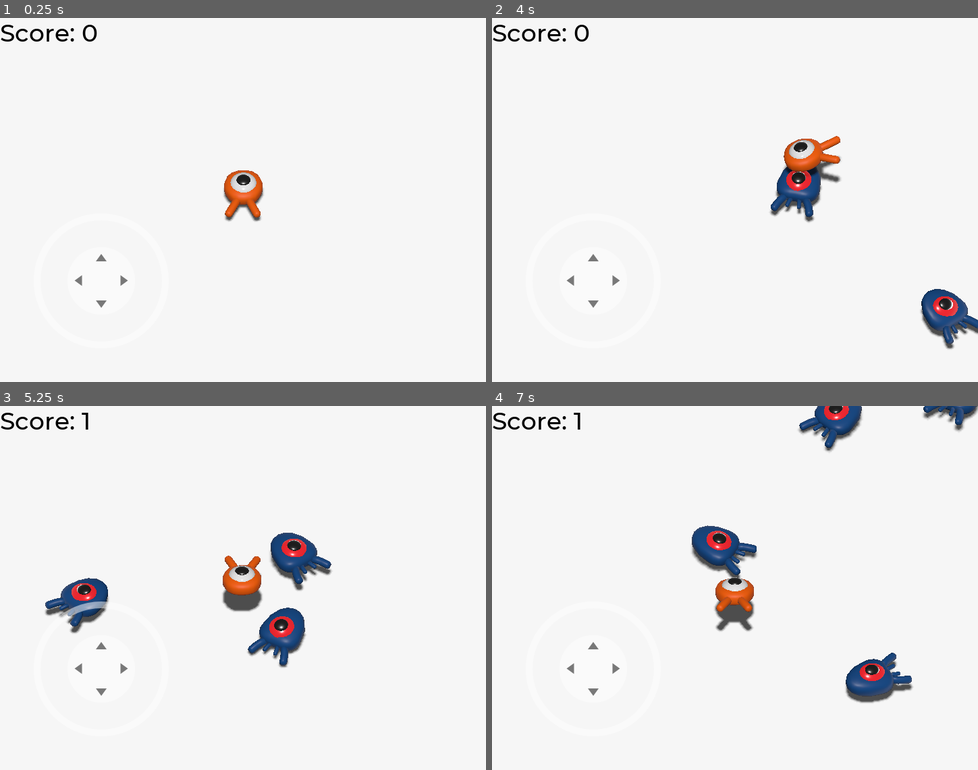
Above: before the commit, frames 1-4 (two rows, left to right).
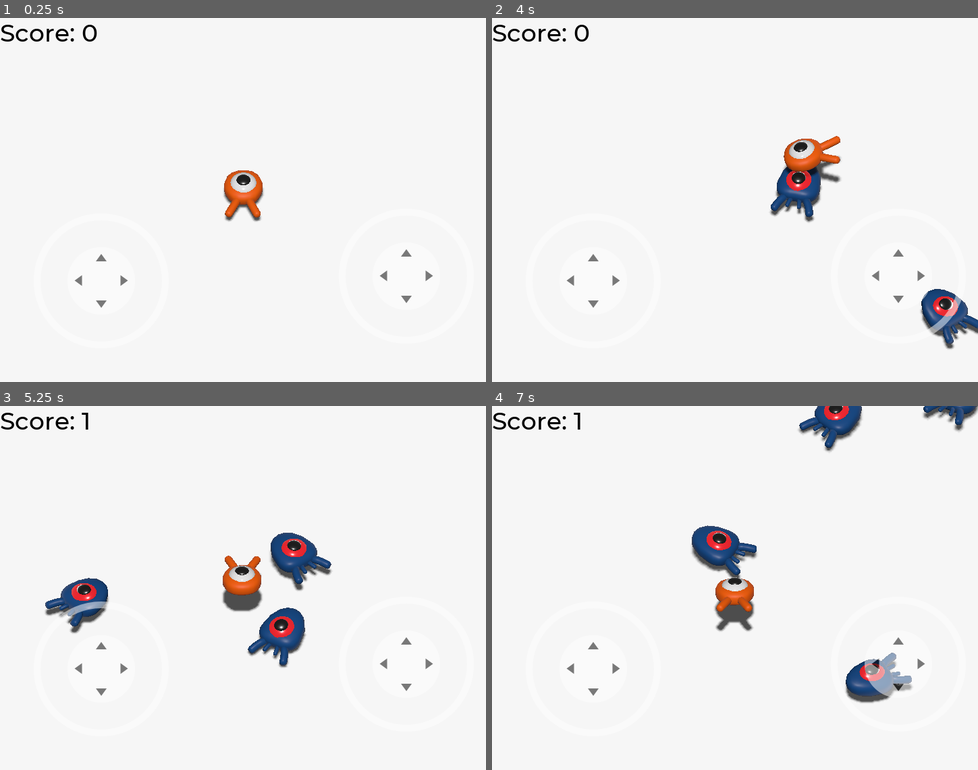
Above: after the commit, the same moments.

Repository: IanVzs/godot_3dgame_first
Game: Godot game, scene res://Main.tscn
Two runs of this game, one before a commit and one after it. Both use one fixed random seed, a clock stepped at 60 frames per second and the inputs below.
Inputs (mouse positions are in pixels of both pictures, inside the frame that each line leads up to):
- Up to frame 1 (0.25 s): no input
- Up to frame 2 (4 s): tap Enter (ui_accept) at 0.5, 2 s; move the mouse to (841, 181) at 0.52 s; hold Right (ui_right) 0.53-1.25 s; tap Space (jump) at 0.6, 0.77, 1.07, 2.1, 3.6, 3.77 s; click (841, 181) at 0.67 s; drag from (637, 218) to (710, 272) at 1.27 s; move the mouse to (783, 119) at 2.02 s; hold Right (ui_right) 2.03-2.75 s; drag from (710, 272) to (589, 145) at 2.77 s; move the mouse to (880, 254) at 3.52 s; hold A (move_left) from 3.53 s (still down)
- Up to frame 3 (5.25 s): tap Space (jump) at 4.07, 5.1 s; release A (move_left) at 4.25 s; drag from (97, 533) to (170, 497) at 4.27 s; move the mouse to (267, 588) at 5.02 s; hold Down (ui_down) from 5.03 s (still down); click (267, 588) at 5.17 s
- Up to frame 4 (7 s): release Down (ui_down) at 5.75 s; drag from (662, 497) to (637, 606) at 5.77 s; move the mouse to (841, 569) at 6.52 s; hold Up (ui_up) from 6.53 s (still down); tap Space (jump) at 6.6, 6.77 s

The runs differ from the first frame. In frame 1, 0.1% of the frame differs, in the area x 78-90%, y 63-79%; in frame 2, 0.3%; in frame 3, 0.1%; in frame 4, 0.7%, in the area x 76-90%, y 63-80%.

Commit message:
add jump button

Diff:
--- a/Player.gd
+++ b/Player.gd
@@ -2,6 +2,7 @@
 
 export (NodePath) var joystickLeftPath
 onready var joystickLeft : VirtualJoystick = get_node(joystickLeftPath)
+onready var joystickJump : VirtualJoystickButton = get_node(joystickLeftPath)
 
 export var speed = 14
 export var fall_acceleration = 75
@@ -32,7 +33,7 @@
 		direction.z -= 1
 
 	# Jumping.
-	if is_on_floor() and Input.is_action_just_pressed("jump"):
+	if is_on_floor() and (Input.is_action_just_pressed("jump") or Input.is_action_just_pressed("ui_select")):
 		velocity.y += jump_impulse
 
 	if direction != Vector3.ZERO:
--- a/Player.tscn
+++ b/Player.tscn
@@ -1,8 +1,9 @@
-[gd_scene load_steps=8 format=2]
+[gd_scene load_steps=9 format=2]
 
 [ext_resource path="res://art/player.glb" type="PackedScene" id=1]
 [ext_resource path="res://Player.gd" type="Script" id=2]
 [ext_resource path="res://joystick/virtual_joystick.tscn" type="PackedScene" id=3]
+[ext_resource path="res://joystick/virtual_joystick_button.gd" type="Script" id=4]
 
 [sub_resource type="SphereShape" id=1]
 radius = 0.824111
@@ -96,4 +97,11 @@
 
 [node name="Virtual joystick" parent="UI" instance=ExtResource( 3 )]
 
+[node name="Virtual joystick right" parent="UI" instance=ExtResource( 3 )]
+margin_left = 502.0
+margin_top = -257.0
+margin_right = 702.0
+margin_bottom = -57.0
+script = ExtResource( 4 )
+
 [connection signal="body_entered" from="MobDetector" to="." method="_on_MobDetector_body_entered"]
--- a/joystick/virtual_joystick.tscn
+++ b/joystick/virtual_joystick.tscn
@@ -13,9 +13,6 @@
 margin_right = 250.0
 margin_bottom = -50.0
 script = ExtResource( 3 )
-__meta__ = {
-"_edit_use_anchors_": false
-}
 
 [node name="Base" type="TextureRect" parent="."]
 anchor_left = 0.5
--- /dev/null
+++ b/joystick/virtual_joystick_button.gd
@@ -0,0 +1,161 @@
+class_name VirtualJoystickButton
+
+extends Control
+
+# https://github.com/MarcoFazioRandom/Virtual-Joystick-Godot
+
+#### EXPORTED VARIABLE ####
+
+# The color of the button when the joystick is in use.
+export(Color) var pressed_color := Color.gray
+
+# If the input is inside this range, the output is zero.
+export(float, 0, 200, 1) var deadzone_size : float = 10
+
+# The max distance the tip can reach.
+export(float, 0, 500, 1) var clampzone_size : float = 75
+
+# FIXED: The joystick doesn't move.
+# DYNAMIC: Every time the joystick area is pressed, the joystick position is set on the touched position.
+enum JoystickMode {FIXED, DYNAMIC}
+
+export(JoystickMode) var joystick_mode := JoystickMode.FIXED
+
+# VISIBILITY_ALWAYS = Always visible.
+# VISIBILITY_TOUCHSCREEN_ONLY = Visible on touch screens only.
+enum VisibilityMode {ALWAYS , TOUCHSCREEN_ONLY }
+
+export(VisibilityMode) var visibility_mode := VisibilityMode.ALWAYS
+
+# Use Input Actions
+export var use_input_actions := true
+
+# Project -> Project Settings -> Input Map
+export var action_jump := "ui_select"
+# export var action_right := "ui_right"
+# export var action_up := "ui_up"
+# export var action_down := "ui_down"
+
+#### PUBLIC VARIABLES ####
+
+# If the joystick is receiving inputs.
+var _pressed := false setget , is_pressed
+
+func is_pressed() -> bool:
+	return _pressed
+
+# The joystick output.
+var _output := Vector2.ZERO setget , get_output
+
+func get_output() -> Vector2:
+	return _output
+
+#### PRIVATE VARIABLES ####
+
+var _touch_index : int = -1
+
+onready var _base := $Base
+onready var _tip := $Base/Tip
+
+onready var _base_radius = _base.rect_size * _base.get_global_transform_with_canvas().get_scale() / 2
+
+onready var _base_default_position : Vector2 = _base.rect_position
+onready var _tip_default_position : Vector2 = _tip.rect_position
+
+onready var _default_color : Color = _tip.modulate
+
+#### FUNCTIONS ####
+
+func _ready() -> void:
+	if not OS.has_touchscreen_ui_hint() and visibility_mode == VisibilityMode.TOUCHSCREEN_ONLY:
+		hide()
+
+func _input(event: InputEvent) -> void:
+	if event is InputEventScreenTouch:
+		if event.pressed:
+			if _is_point_inside_joystick_area(event.position) and _touch_index == -1:
+				if joystick_mode == JoystickMode.DYNAMIC or (joystick_mode == JoystickMode.FIXED and _is_point_inside_base(event.position)):
+					if joystick_mode == JoystickMode.DYNAMIC:
+						_move_base(event.position)
+					_touch_index = event.index
+					_tip.modulate = pressed_color
+					_update_joystick(event.position)
+					get_tree().set_input_as_handled()
+		elif event.index == _touch_index:
+			_reset()
+			get_tree().set_input_as_handled()
+	elif event is InputEventScreenDrag:
+		if event.index == _touch_index:
+			_update_joystick(event.position)
+			get_tree().set_input_as_handled()
+
+func _move_base(new_position: Vector2) -> void:
+	_base.rect_global_position = new_position - _base.rect_pivot_offset * get_global_transform_with_canvas().get_scale()
+
+func _move_tip(new_position: Vector2) -> void:
+	_tip.rect_global_position = new_position - _tip.rect_pivot_offset * _base.get_global_transform_with_canvas().get_scale()
+
+func _is_point_inside_joystick_area(point: Vector2) -> bool:
+	var x: bool = point.x >= rect_global_position.x and point.x <= rect_global_position.x + (rect_size.x * get_global_transform_with_canvas().get_scale().x)
+	var y: bool = point.y >= rect_global_position.y and point.y <= rect_global_position.y + (rect_size.y * get_global_transform_with_canvas().get_scale().y)
+	return x and y
+
+func _is_point_inside_base(point: Vector2) -> bool:
+	var center : Vector2 = _base.rect_global_position + _base_radius
+	var vector : Vector2 = point - center
+	if vector.length_squared() <= _base_radius.x * _base_radius.x:
+		return true
+	else:
+		return false
+
+func _update_joystick(touch_position: Vector2) -> void:
+	var center : Vector2 = _base.rect_global_position + _base_radius
+	var vector : Vector2 = touch_position - center
+	vector = vector.clamped(clampzone_size)
+
+	_move_tip(center + vector)
+
+	if vector.length_squared() > deadzone_size * deadzone_size:
+		_pressed = true
+		_output = (vector - (vector.normalized() * deadzone_size)) / (clampzone_size - deadzone_size)
+	else:
+		_pressed = false
+		_output = Vector2.ZERO
+
+	if use_input_actions:
+		_update_input_actions()
+
+func _update_input_actions():
+	if _output.x < 0:
+		Input.action_press(action_jump, -_output.x)
+	elif Input.is_action_pressed(action_jump):
+		Input.action_release(action_jump)
+	if _output.x > 0:
+		Input.action_press(action_jump, _output.x)
+	elif Input.is_action_pressed(action_jump):
+		Input.action_release(action_jump)
+	if _output.y < 0:
+		Input.action_press(action_jump, -_output.y)
+	elif Input.is_action_pressed(action_jump):
+		Input.action_release(action_jump)
+	if _output.y > 0:
+		Input.action_press(action_jump, _output.y)
+	elif Input.is_action_pressed(action_jump):
+		Input.action_release(action_jump)
+
+func _reset():
+	_pressed = false
+	_output = Vector2.ZERO
+	_touch_index = -1
+	_tip.modulate = _default_color
+	_base.rect_position = _base_default_position
+	_tip.rect_position = _tip_default_position
+	if use_input_actions:
+		if Input.is_action_pressed(action_jump) or Input.is_action_just_pressed(action_jump):
+			Input.action_release(action_jump)
+		# if Input.is_action_pressed(action_right) or Input.is_action_just_pressed(action_right):
+		# 	Input.action_release(action_right)
+		# if Input.is_action_pressed(action_down) or Input.is_action_just_pressed(action_down):
+		# 	Input.action_release(action_down)
+		# if Input.is_action_pressed(action_up) or Input.is_action_just_pressed(action_up):
+		# 	Input.action_release(action_up)
--- a/project.godot
+++ b/project.godot
@@ -13,9 +13,15 @@
 "class": "VirtualJoystick",
 "language": "GDScript",
 "path": "res://joystick/virtual_joystick.gd"
+}, {
+"base": "Control",
+"class": "VirtualJoystickButton",
+"language": "GDScript",
+"path": "res://joystick/virtual_joystick_button.gd"
 } ]
 _global_script_class_icons={
-"VirtualJoystick": ""
+"VirtualJoystick": "",
+"VirtualJoystickButton": ""
 }
 
 [application]
